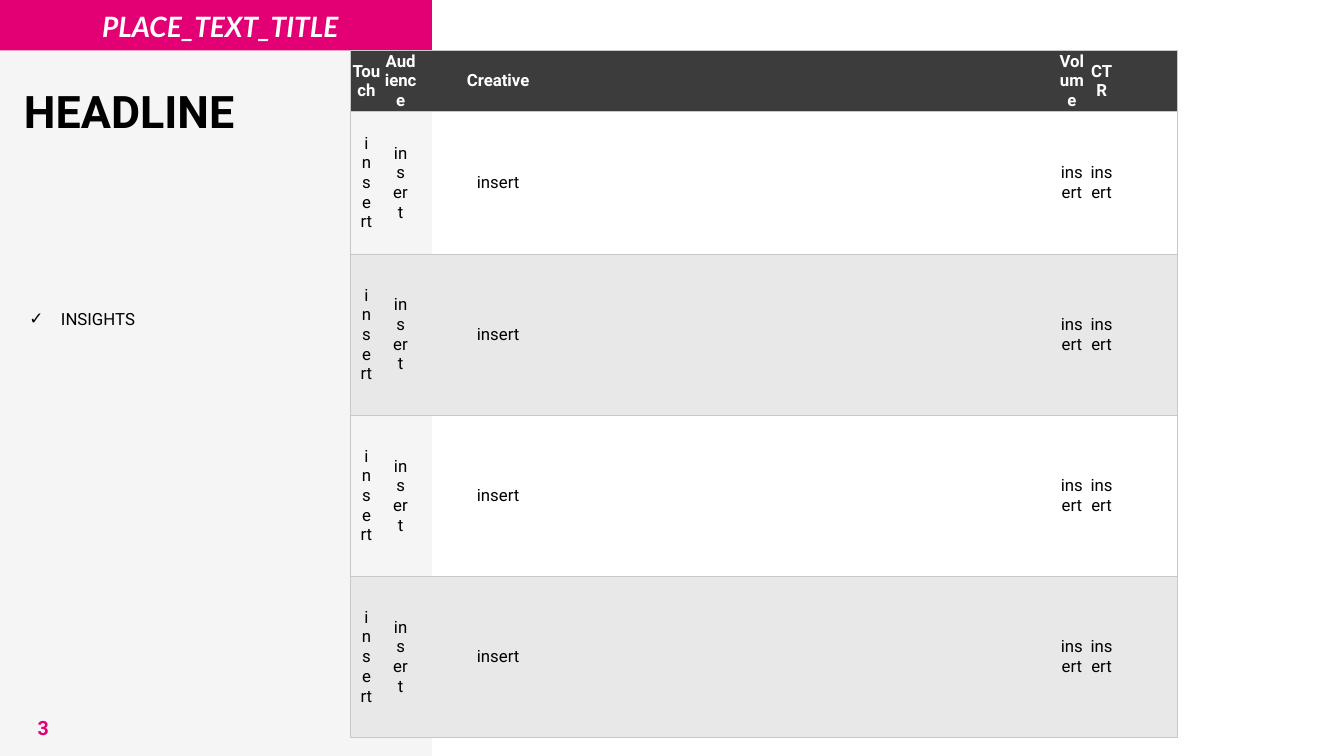
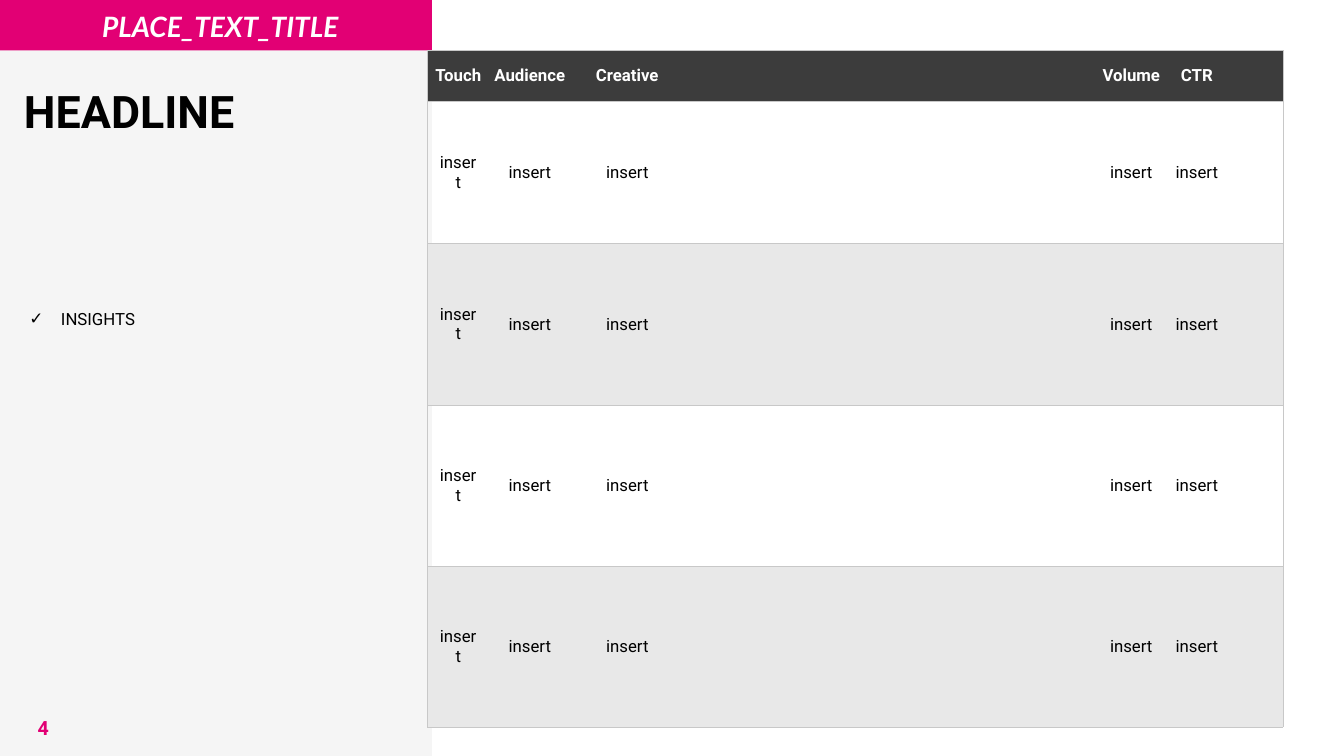
Before and after one commit to LobsterQBA/postpaid_automation, a slide deck: slide 4 of template.pptx (slide 3 before the commit). Drawn at 1344x756 pixels with LibreOffice and Linux fonts; fonts in the diff are those of the drawing. Boxes give left, top, right and bottom in pixels: in the first picture for what was removed or moved away, otherwise in the second. Text is boxed around its words. In the diff, an @@ line names an element or a change of style, - is before the commit and + after.

```diff
--- a/template.pptx
+++ b/template.pptx
@@ table: place and size @@
-table at <box>350,50,1176,738</box>
+table at <box>427,50,1281,727</box>
@@ page number at <box>38,721,49,735</box>: text changed @@
-3
+4
```
Also in this commit, not shown: 3 slides added, 2 other files.
